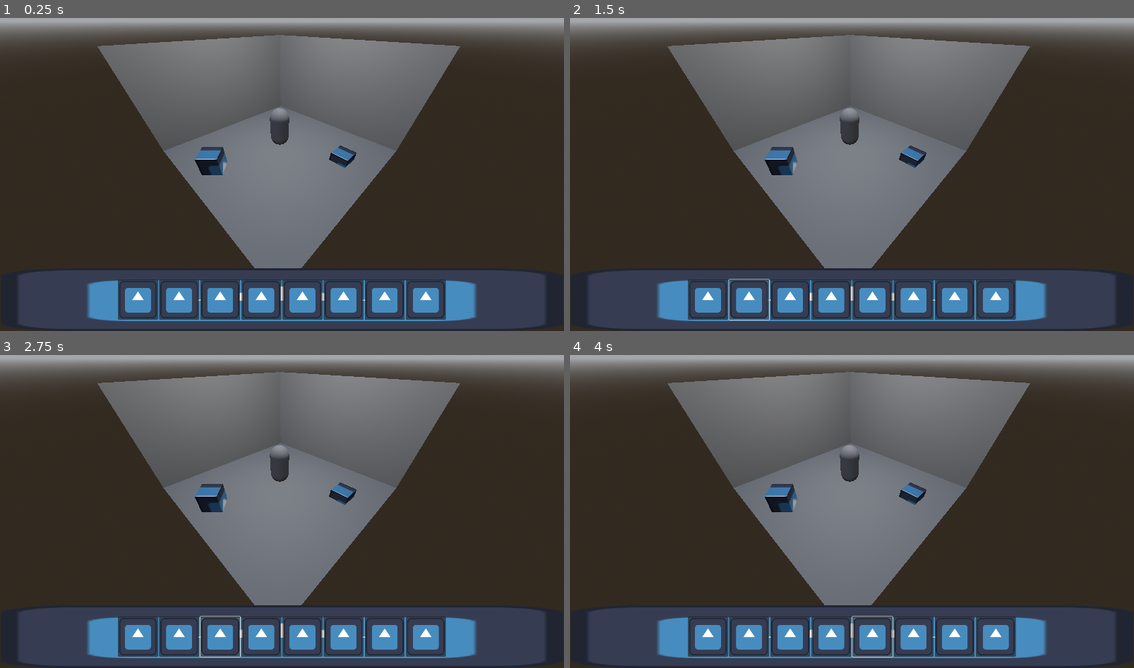
Above: before the commit, frames 1-4 (two rows, left to right).
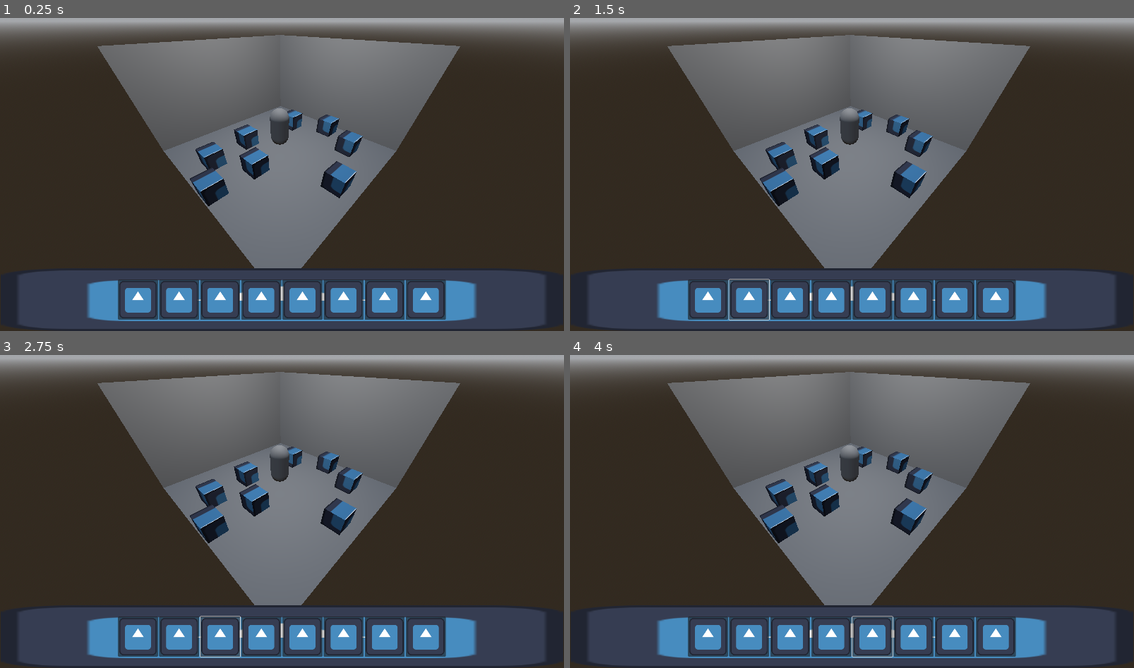
Above: after the commit, the same moments.

Repository: Aghon5304/Projekt_Stargate
Game: Godot game, scene res://Scenes/Locations/test_location/test_location.tscn
The game is run twice, just before and just after one commit, with the same random seed, the same clock (stepped at 60 frames per second) and the same inputs. The project has no main scene, so this scene is started directly. The engine's default icon, where the game draws it, is replaced by a stand-in: a white triangle on a blue panel in a dark square.
Inputs (mouse positions are in pixels of both pictures, inside the frame that each line leads up to):
- Up to frame 1 (0.25 s): no input
- Up to frame 2 (1.5 s): click (705, 299) at 0.5 s; click (750, 299) at 1.25 s
- Up to frame 3 (2.75 s): click (219, 636) at 2 s
- Up to frame 4 (4 s): click (829, 636) at 2.75 s; click (874, 636) at 3.5 s

The runs differ from the first frame. In frame 1, 2.6% of the frame differs, in the area x 33-65%, y 29-61%; in frame 2, 2.6%; in frame 3, 2.6%; in frame 4, 2.6%.

Commit message:
added basic inventory interaction

Diff:
--- a/Scenes/Entities/Player/ClickToMove.gd
+++ b/Scenes/Entities/Player/ClickToMove.gd
@@ -16,7 +16,7 @@
 	moveToPoint(delta, Speed)
 	pass
 
-func moveToPoint(delta, speed):
+func moveToPoint(_delta, speed):
 	var targetPos = navigationAgent.get_next_path_position()
 	var direction = global_position.direction_to(targetPos)
 	faceDirection(targetPos)
@@ -26,7 +26,7 @@
 func faceDirection(direction):
 	look_at(Vector3(direction.x, global_position.y, direction.z), Vector3.UP)
 
-func _input(event):
+func _input(_event):
 	if Input.is_action_just_pressed("LeftMouse"):
 		var Ekwipunek : Control = get_parent().get_node("Equipment/ObramowanieEkwipunku")
 		if not Ekwipunek.get_global_rect().has_point(get_viewport().get_mouse_position()):
@@ -37,7 +37,7 @@
 			var to = from + camera.project_ray_normal(mousePos) * rayLength
 			var space = get_world_3d().direct_space_state
 			var rayQuery = PhysicsRayQueryParameters3D.new()
-			rayQuery.collision_mask = 2
+			rayQuery.collision_mask = 4
 			rayQuery.from = from
 			rayQuery.to = to
 			rayQuery.collide_with_areas = true
--- a/Scenes/Entities/Player/gracz.tscn
+++ b/Scenes/Entities/Player/gracz.tscn
@@ -6,7 +6,10 @@
 
 [sub_resource type="CapsuleShape3D" id="CapsuleShape3D_18hyh"]
 
+[sub_resource type="BoxShape3D" id="BoxShape3D_2sxh3"]
+
 [node name="Gracz" type="CharacterBody3D"]
+input_ray_pickable = false
 script = ExtResource("1_h75k5")
 
 [node name="MeshInstance3D" type="MeshInstance3D" parent="."]
@@ -22,3 +25,11 @@
 target_desired_distance = 0.1
 avoidance_enabled = true
 debug_enabled = true
+
+[node name="Area3D" type="Area3D" parent="."]
+collision_layer = 2
+collision_mask = 2
+
+[node name="CollisionShape3D" type="CollisionShape3D" parent="Area3D"]
+transform = Transform3D(1, 0, 0, 0, 2.31685, 0, 0, 0, 1, 0, 1.19897, 0)
+shape = SubResource("BoxShape3D_2sxh3")
--- a/Scenes/Entities/Test_box/TestBox.tscn
+++ b/Scenes/Entities/Test_box/TestBox.tscn
@@ -11,12 +11,15 @@
 [sub_resource type="BoxMesh" id="BoxMesh_otkwc"]
 material = SubResource("StandardMaterial3D_t8out")
 
+[sub_resource type="BoxShape3D" id="BoxShape3D_qt5w6"]
+size = Vector3(2, 2, 2)
+
 [node name="TestBox" type="Node3D"]
 script = ExtResource("1_0wvt8")
 
 [node name="StaticBody3D" type="StaticBody3D" parent="."]
-collision_layer = 3
-collision_mask = 3
+collision_layer = 5
+collision_mask = 5
 
 [node name="CollisionShape3D" type="CollisionShape3D" parent="StaticBody3D"]
 shape = SubResource("BoxShape3D_ufqto")
@@ -25,8 +28,14 @@
 mesh = SubResource("BoxMesh_otkwc")
 skeleton = NodePath("../..")
 
-[node name="NavigationObstacle3D" type="NavigationObstacle3D" parent="StaticBody3D"]
-transform = Transform3D(0.999981, 0.00621333, 0, -0.00621333, 0.999981, 0, 0, 0, 1, 0, -0.498687, 0)
-vertices = PackedVector3Array(0.496506, 0, -0.496916, 0.503039, 0, 0.500458, -0.503045, 0, 0.500458, -0.503045, 0, -0.499094)
+[node name="PickUpRange" type="Area3D" parent="."]
+collision_layer = 2
+collision_mask = 2
+input_ray_pickable = false
+
+[node name="CollisionShape3D" type="CollisionShape3D" parent="PickUpRange"]
+shape = SubResource("BoxShape3D_qt5w6")
 
 [connection signal="input_event" from="StaticBody3D" to="." method="_on_static_body_3d_input_event"]
+[connection signal="area_entered" from="PickUpRange" to="." method="_on_pick_up_range_area_entered"]
+[connection signal="area_exited" from="PickUpRange" to="." method="_on_pick_up_range_area_exited"]
--- a/Scenes/Entities/Test_box/test_box.gd
+++ b/Scenes/Entities/Test_box/test_box.gd
@@ -1,21 +1,36 @@
 extends Node3D
-@export var ItemId := GlobalItems.ItemTypes.LATARKA
-@onready var gracz: CharacterBody3D = $"../../../Gracz"
 @onready var navigation_obstacle_3d: NavigationObstacle3D = $StaticBody3D/NavigationObstacle3D
 
+@export var ItemId := GlobalItems.ItemTypes.LATARKA
+@export var playerInRange: bool = false
 
-func _on_static_body_3d_input_event(camera: Node, event: InputEvent, event_position: Vector3, normal: Vector3, shape_idx: int) -> void:
+func _on_static_body_3d_input_event(_camera: Node, event: InputEvent, _event_position: Vector3, _normal: Vector3, _shape_idx: int) -> void:
 	if event is InputEventMouseButton:
 		if event.button_index == MOUSE_BUTTON_LEFT and event.pressed == true:
-			for item in GlobalItems.Ekwipunek.size():
-				if GlobalItems.Ekwipunek[item] == null:
-					GlobalItems.Ekwipunek[item] = ItemId
-					self.visible = false
-					navigation_obstacle_3d.avoidance_layers = 2
-					var collision_shape_3d: CollisionShape3D = $StaticBody3D/CollisionShape3D
-					collision_shape_3d.disabled
-					var navigation_region_3d: NavigationRegion3D = $"../.."
-					navigation_region_3d.bake_navigation_mesh()
+			GlobalInput.Last_clicked = self
+			while playerInRange == false:
+				if GlobalInput.Last_clicked != self:
 					return
-			print("masz za duzo itemów w eq")
+				await get_tree().process_frame
+			if (playerInRange == true):
+				for item in GlobalItems.Ekwipunek.size():
+					if GlobalItems.Ekwipunek[item] == null:
+						GlobalItems.Ekwipunek[item] = ItemId
+						self.visible = false
+						var collision_shape_3d: CollisionShape3D = $StaticBody3D/CollisionShape3D
+						collision_shape_3d.disabled = true
+						var navigation_region_3d: NavigationRegion3D = $"../.."
+						return
+				print("masz za duzo itemów w eq")
 	pass # Replace with function body.
+
+
+
+func _on_pick_up_range_area_entered(_area: Area3D) -> void:
+	playerInRange = true
+	pass # Replace with function body.
+
+
+func _on_pick_up_range_area_exited(_area: Area3D) -> void:
+	playerInRange = false
+	pass # Replace with function body.
--- /dev/null
+++ b/Scenes/Global/Input/Global_input.gd
@@ -0,0 +1,3 @@
+extends Node
+
+@export var Last_clicked : Node3D
--- a/Scenes/Locations/test_location/test_location.tscn
+++ b/Scenes/Locations/test_location/test_location.tscn
@@ -30,20 +30,44 @@
 [node name="WorldEnvironment" type="WorldEnvironment" parent="."]
 environment = SubResource("Environment_pf2r1")
 
-[node name="NavigationRegion3D" type="NavigationRegion3D" parent="."]
+[node name="Equipment" parent="." instance=ExtResource("4_xw5i1")]
+
+[node name="Navigation" type="Node3D" parent="."]
+
+[node name="AllTextBoxes" type="NavigationRegion3D" parent="Navigation"]
 transform = Transform3D(0.707107, 0, 0.707107, 0, 1, 0, -0.707107, 0, 0.707107, 0, 0, 0)
 navigation_mesh = SubResource("NavigationMesh_1gyjd")
 
-[node name="MeshInstance3D" type="MeshInstance3D" parent="NavigationRegion3D"]
+[node name="MeshInstance3D" type="MeshInstance3D" parent="Navigation/AllTextBoxes"]
 transform = Transform3D(4.97187, 0, 0, 0, 1, 0, 0, 0, 4.97187, 0, 0, 0)
 mesh = SubResource("PlaneMesh_8hhku")
 
-[node name="Przedmioty" type="Node3D" parent="NavigationRegion3D"]
+[node name="Przedmioty" type="Node3D" parent="Navigation/AllTextBoxes"]
 
-[node name="TestBox" parent="NavigationRegion3D/Przedmioty" instance=ExtResource("3_aklht")]
-transform = Transform3D(0.707107, 0, -0.707107, 0, 1, 0, 0.707107, 0, 0.707107, -3.63299, 0.739742, -1.01105)
+[node name="TestBox" parent="Navigation/AllTextBoxes/Przedmioty" instance=ExtResource("3_aklht")]
+transform = Transform3D(0.707107, 0, -0.707107, 0, 1, 0, 0.707107, 0, 0.707107, -3.5379, 0.739742, -3.43657)
+visible = false
 
-[node name="TestBox2" parent="NavigationRegion3D/Przedmioty" instance=ExtResource("3_aklht")]
-transform = Transform3D(0, 0, -1, 0, 1, 0, 1, 0, 0, 1.8843, -0.00199386, 3.0764)
+[node name="TestBox2" parent="Navigation/AllTextBoxes/Przedmioty" instance=ExtResource("3_aklht")]
+transform = Transform3D(1, 0, 0, 0, 1, 0, 0, 0, 1, -4.44882, 0.471498, 0.200171)
 
-[node name="Equipment" parent="." instance=ExtResource("4_xw5i1")]
+[node name="TestBox3" parent="Navigation/AllTextBoxes/Przedmioty" instance=ExtResource("3_aklht")]
+transform = Transform3D(1, 0, 0, 0, 1, 0, 0, 0, 1, -3.38866, 0.471832, -1.7145)
+
+[node name="TestBox4" parent="Navigation/AllTextBoxes/Przedmioty" instance=ExtResource("3_aklht")]
+transform = Transform3D(1, 0, 0, 0, 1, 0, 0, 0, 1, -0.878425, 0.472584, -2.04466)
+
+[node name="TestBox5" parent="Navigation/AllTextBoxes/Przedmioty" instance=ExtResource("3_aklht")]
+transform = Transform3D(1, 0, 0, 0, 1, 0, 0, 0, 1, 2.85999, 0.473696, -1.6217)
+
+[node name="TestBox6" parent="Navigation/AllTextBoxes/Przedmioty" instance=ExtResource("3_aklht")]
+transform = Transform3D(1, 0, 0, 0, 1, 0, 0, 0, 1, 3.95135, 0.474001, 0.668752)
+
+[node name="TestBox7" parent="Navigation/AllTextBoxes/Przedmioty" instance=ExtResource("3_aklht")]
+transform = Transform3D(1, 0, 0, 0, 1, 0, 0, 0, 1, 2.90888, 0.473671, 2.77599)
+
+[node name="TestBox8" parent="Navigation/AllTextBoxes/Przedmioty" instance=ExtResource("3_aklht")]
+transform = Transform3D(1, 0, 0, 0, 1, 0, 0, 0, 1, -2.08638, 0.472202, 0.327165)
+
+[node name="TestBox9" parent="Navigation/AllTextBoxes/Przedmioty" instance=ExtResource("3_aklht")]
+transform = Transform3D(1, 0, 0, 0, 1, 0, 0, 0, 1, -0.120782, 0.472756, 3.9043)
--- a/Scenes/Maps/test_map/test_map.tscn
+++ b/Scenes/Maps/test_map/test_map.tscn
@@ -28,8 +28,8 @@
 transform = Transform3D(1, 0, 0, 0, -4.37114e-08, -1, 0, 1, -4.37114e-08, 0, 2.5, -5)
 
 [node name="sciana" type="StaticBody3D" parent="sciany"]
-collision_layer = 3
-collision_mask = 3
+collision_layer = 5
+collision_mask = 5
 
 [node name="CollisionShape3D" type="CollisionShape3D" parent="sciany/sciana"]
 transform = Transform3D(1, 0, 0, 0, 1, 0, 0, 0, 1, -0.0108871, 0.00138474, 0)
@@ -40,8 +40,8 @@
 
 [node name="sciana2" type="StaticBody3D" parent="sciany"]
 transform = Transform3D(-4.37114e-08, 1, -4.37114e-08, -1, -4.37114e-08, 4.37114e-08, 4.37114e-08, 4.37114e-08, 1, -5, 5, -2.38419e-07)
-collision_layer = 3
-collision_mask = 3
+collision_layer = 5
+collision_mask = 5
 
 [node name="CollisionShape3D" type="CollisionShape3D" parent="sciany/sciana2"]
 transform = Transform3D(1, 0, 0, 0, 1, 0, 0, 0, 1, -0.0108871, 0.00138474, 0)
@@ -52,8 +52,8 @@
 
 [node name="Floor" type="StaticBody3D" parent="."]
 transform = Transform3D(1, -1.36424e-12, 2.98023e-08, 5.00222e-12, 1, 1.81899e-11, 2.98023e-08, 1.13687e-11, 1, 0, 0, 0)
-collision_layer = 3
-collision_mask = 3
+collision_layer = 5
+collision_mask = 5
 metadata/_edit_group_ = true
 
 [node name="MeshInstance3D" type="MeshInstance3D" parent="Floor"]
--- /dev/null
+++ b/Scenes/Menus/equipment_bar/item_button.gd
@@ -0,0 +1,17 @@
+extends Button
+@export var button_number : int
+
+# Called when the node enters the scene tree for the first time.
+func _ready() -> void:
+	pass # Replace with function body.
+
+
+# Called every frame. 'delta' is the elapsed time since the previous frame.
+func _process(delta: float) -> void:
+	pass
+
+
+func _on_pressed() -> void:
+	print(button_number)
+	print(GlobalItems.Ekwipunek[button_number])
+	pass # Replace with function body.
--- a/Scenes/Menus/equipment_bar/item_button.tscn
+++ b/Scenes/Menus/equipment_bar/item_button.tscn
@@ -1,12 +1,12 @@
 [gd_scene load_steps=2 format=3 uid="uid://e8a4bbg4u8cf"]
 
-[ext_resource type="Texture2D" uid="uid://bxy2d10l78a2b" path="res://Assets/Images/icon.svg" id="1_xx3b6"]
+[ext_resource type="Script" path="res://Scenes/Menus/equipment_bar/item_button.gd" id="2_gn2om"]
 
 [node name="ItemButton" type="Button"]
 offset_right = 136.0
 offset_bottom = 136.0
 scale = Vector2(0.5, 0.5)
-icon = ExtResource("1_xx3b6")
+script = ExtResource("2_gn2om")
 
 [node name="TextureRect" type="TextureRect" parent="."]
 layout_mode = 1
@@ -17,3 +17,5 @@
 offset_bottom = -3.0
 grow_horizontal = 2
 grow_vertical = 2
+
+[connection signal="pressed" from="." to="." method="_on_pressed"]
--- a/Scenes/Menus/equipment_bar/items.gd
+++ b/Scenes/Menus/equipment_bar/items.gd
@@ -1,21 +1,21 @@
 extends GridContainer
 @export var Icons : Array[Texture2D] = []
 @export	 var NoIcon : Texture2D = preload("res://Assets/Images/icon.svg")
-var buttons = get_children()
+@onready var buttons := get_children()
 func _ready() -> void:
 	Icons.resize(GlobalItems.ItemTypes.size())
 	Icons[GlobalItems.ItemTypes.LATARKA] = preload("res://Assets/Images/icon.svg")
 	Icons[GlobalItems.ItemTypes.PISTOLET] = preload("res://Assets/Images/icon.svg")
 	Icons[GlobalItems.ItemTypes.NOTATNIK] = preload("res://Assets/Images/icon.svg")
 	for x in buttons.size():
+		buttons[x].button_number = x
 		if GlobalItems.Ekwipunek[x]!= null:
-			buttons[x].texture = Icons[GlobalItems.Ekwipunek[x]]
+			buttons[x].icon = Icons[GlobalItems.Ekwipunek[x]]
 		else:
-			buttons[x].texture = NoIcon
-
+			buttons[x].icon = NoIcon
 func OnEkwipunekChang() ->void:
 	for x in buttons.size():
 		if GlobalItems.Ekwipunek[x]!= null:
-			buttons[x].texture = Icons[GlobalItems.Ekwipunek[x]]
+			buttons[x].icon = Icons[GlobalItems.Ekwipunek[x]]
 		else:
-			buttons[x].texture = NoIcon
+			buttons[x].icon = NoIcon
--- a/project.godot
+++ b/project.godot
@@ -17,6 +17,7 @@
 [autoload]
 
 GlobalItems="*res://Scenes/Global/Items/Global_Items.gd"
+GlobalInput="*res://Scenes/Global/Input/Global_input.gd"
 
 [global_group]
 
@@ -33,4 +34,7 @@
 [layer_names]
 
 3d_render/layer_1="Kolizje między przedmiotami i graczem"
-3d_render/layer_2="Kolizje z Raycastem dla move"
+3d_render/layer_3="Kolizje z Raycastem dla move"
+3d_physics/layer_1="Kolizja przedmiotów"
+3d_physics/layer_2="Wykrywanie czy przedmiot jest w zasięgu area 3d"
+3d_physics/layer_3="Ray_casting wymagany do chodzenia"
Not shown: 1 places in Scenes/Entities/Player/gracz.tscn that only renumber resources
Not shown: 1 places in Scenes/Entities/Test_box/TestBox.tscn that only renumber resources
